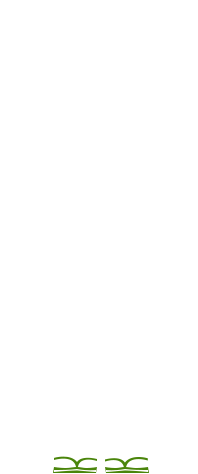
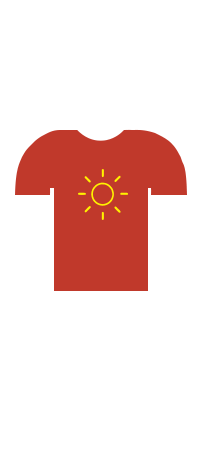
Layers edited between the first and the second w=198, h=474 image:
showed group "Torso" (29 layers) over [15, 129, 187, 291]
showed group "Tshirt" (4 layers) over [15, 129, 187, 291]
added layer "Color Fill 5" in group "Tshirt" over [78, 169, 128, 220]
painted on "t-shirt" over [15, 129, 187, 291]
hid group "obuvala" (11 layers) over [53, 456, 149, 473]
